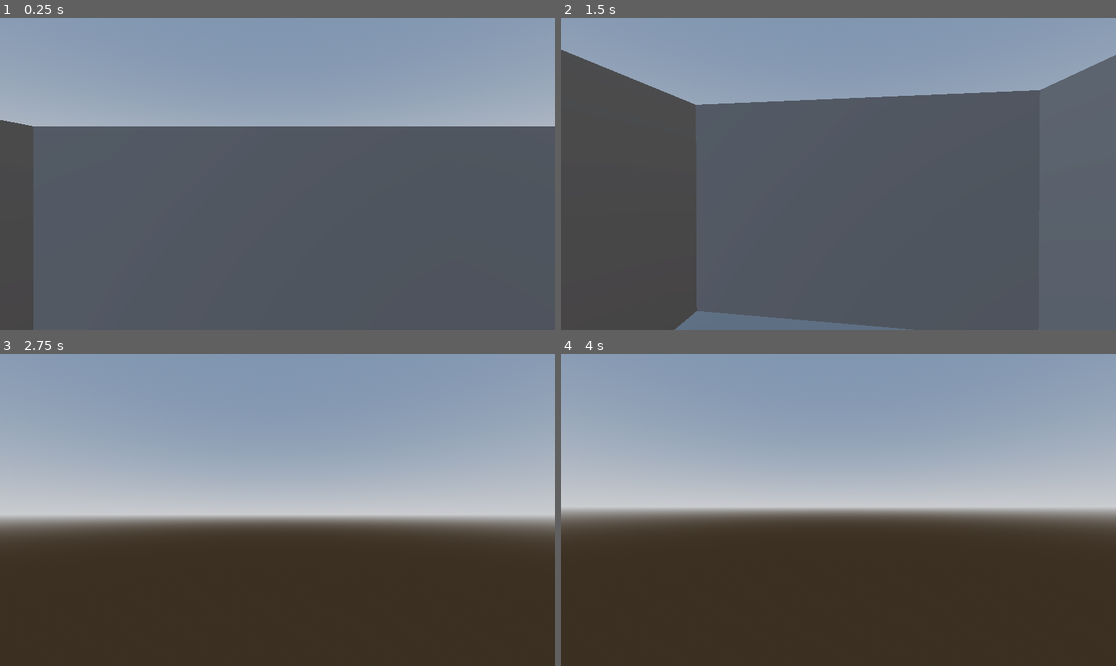
Above: before the commit, frames 1-4 (two rows, left to right).
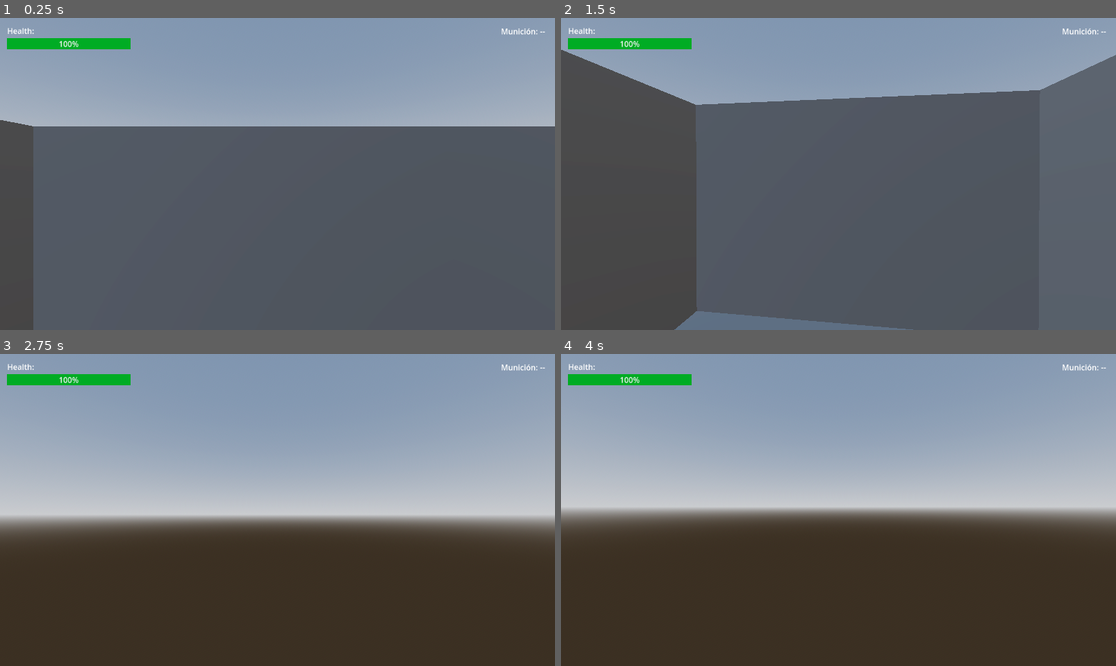
Above: after the commit, the same moments.

Repository: pparjona/Run-
Game: Godot game, scene res://Scenes/Game.tscn
The game is run twice, just before and just after one commit, with the same random seed, the same clock (stepped at 60 frames per second) and the same inputs.
Inputs (mouse positions are in pixels of both pictures, inside the frame that each line leads up to):
- Up to frame 1 (0.25 s): no input
- Up to frame 2 (1.5 s): tap Enter (ui_accept) at 0.5, 0.77, 1.25 s; move the mouse to (866, 174) at 0.52 s; hold Up (ui_up) from 0.53 s (still down); tap E (pickup) at 0.6 s; click (866, 174) at 0.67 s; move the mouse to (810, 174) at 1.27 s; tap F (freefly) at 1.35 s
- Up to frame 3 (2.75 s): keep holding Up (ui_up); tap Enter (ui_accept) at 1.52, 2 s; tap E (pickup) at 1.55, 2.1 s; move the mouse to (288, 503) at 2.02 s
- Up to frame 4 (4 s): keep holding Up (ui_up); tap Enter (ui_accept) at 2.75, 3.02, 3.5, 3.77 s; move the mouse to (832, 516) at 2.77 s; click (832, 516) at 2.85 s; tap E (pickup) at 3.05, 3.8 s; move the mouse to (877, 513) at 3.52 s; hold Q from 3.53 s (still down)

The runs differ from the first frame. In frame 1, 0.9% of the frame differs, in the area x 1-99%, y 3-11%; in frame 2, 0.9%; in frame 3, 0.9%; in frame 4, 0.9%.

Commit message:
Interfaz de vida y municion y GameManager global
Creada la interfaz de vida y munición para el game, la de munición es para mas adelante ya tenerla preparada.
Tambien creado script de Gamemanager para poder administrar las futuras escenas de menu, pausa, juego y fin

Diff:
--- a/Scenes/Game.tscn
+++ b/Scenes/Game.tscn
@@ -6,7 +6,9 @@
 [ext_resource type="PackedScene" uid="uid://br0k4crwiihc6" path="res://Scenes/Maze/Wall.tscn" id="3_fgofq"]
 [ext_resource type="PackedScene" uid="uid://ccgejc2y04bcy" path="res://Scenes/Maze/Floor.tscn" id="4_2irst"]
 [ext_resource type="PackedScene" uid="uid://bs2fue8r4bw2j" path="res://Scenes/Enemy.tscn" id="4_bf53h"]
+[ext_resource type="PackedScene" uid="uid://cu66yuh0yjyyb" path="res://Scenes/gun_pick_up.tscn" id="5_71axn"]
 [ext_resource type="PackedScene" uid="uid://bs72ogkvdd7d6" path="res://Scenes/Proto_controller.tscn" id="5_bf53h"]
+[ext_resource type="PackedScene" uid="uid://hpktclvvq00u" path="res://Scenes/HUD.tscn" id="6_71axn"]
 [ext_resource type="PackedScene" uid="uid://b05uie7f3wlf3" path="res://Scenes/Maze/ExitCorridor.tscn" id="7_fgofq"]
 
 [sub_resource type="ProceduralSkyMaterial" id="ProceduralSkyMaterial_xkndl"]
@@ -27,6 +29,9 @@
 altar_scene = ExtResource("2_fgofq")
 exit_corridor_scene = ExtResource("7_fgofq")
 enemy_scene = ExtResource("4_bf53h")
+gun_pickup_scene = ExtResource("5_71axn")
+
+[node name="Hud" parent="." instance=ExtResource("6_71axn")]
 
 [node name="WorldEnvironment" type="WorldEnvironment" parent="."]
 environment = SubResource("Environment_u44n3")
@@ -36,6 +41,6 @@
 wall_scene = ExtResource("3_fgofq")
 floor_scene = ExtResource("4_2irst")
 
-[node name="Player" parent="." groups=["player"] instance=ExtResource("5_bf53h")]
+[node name="Player" parent="." instance=ExtResource("5_bf53h")]
 
 [node name="ExitCorridor" parent="." instance=ExtResource("7_fgofq")]
--- /dev/null
+++ b/Scenes/HUD.tscn
@@ -0,0 +1,66 @@
+[gd_scene load_steps=4 format=3 uid="uid://hpktclvvq00u"]
+
+[ext_resource type="Script" uid="uid://dipeksogynn0r" path="res://Scripts/Hud.gd" id="1_sd512"]
+
+[sub_resource type="StyleBoxFlat" id="StyleBoxFlat_sd512"]
+bg_color = Color(0.4090936, 0.40909368, 0.40909347, 1)
+
+[sub_resource type="StyleBoxFlat" id="StyleBoxFlat_jo1ms"]
+bg_color = Color(1.0997876e-05, 0.67431587, 0.1400742, 1)
+
+[node name="Hud" type="CanvasLayer"]
+script = ExtResource("1_sd512")
+
+[node name="LeftContainer" type="MarginContainer" parent="."]
+anchors_preset = -1
+anchor_left = 0.014
+anchor_top = 0.025
+anchor_right = 0.23500001
+anchor_bottom = 0.09900001
+offset_left = -1.1280003
+offset_top = -1.2000008
+offset_right = 0.27996826
+offset_bottom = -0.15200806
+size_flags_horizontal = 3
+size_flags_vertical = 3
+
+[node name="VBoxContainer" type="VBoxContainer" parent="LeftContainer"]
+layout_mode = 2
+
+[node name="HealthText" type="Label" parent="LeftContainer/VBoxContainer"]
+layout_mode = 2
+size_flags_horizontal = 0
+text = "Health: "
+
+[node name="HealthBar" type="ProgressBar" parent="LeftContainer/VBoxContainer"]
+custom_minimum_size = Vector2(100, 5)
+layout_mode = 2
+theme_override_styles/background = SubResource("StyleBoxFlat_sd512")
+theme_override_styles/fill = SubResource("StyleBoxFlat_jo1ms")
+
+[node name="RightContainer" type="MarginContainer" parent="."]
+anchors_preset = -1
+anchor_left = 0.90300006
+anchor_top = 0.025
+anchor_right = 0.98600006
+anchor_bottom = 0.086
+offset_left = -0.25610352
+offset_top = -0.20000076
+offset_right = 0.12792969
+offset_bottom = 0.27199936
+grow_horizontal = 0
+
+[node name="AmmoRow" type="HBoxContainer" parent="RightContainer"]
+layout_mode = 2
+
+[node name="AmmoText" type="Label" parent="RightContainer/AmmoRow"]
+layout_mode = 2
+size_flags_horizontal = 0
+size_flags_vertical = 0
+text = "Ammo: "
+
+[node name="AmmoValue" type="Label" parent="RightContainer/AmmoRow"]
+layout_mode = 2
+size_flags_horizontal = 0
+size_flags_vertical = 0
+text = "--"
--- a/Scripts/Game.gd
+++ b/Scripts/Game.gd
@@ -3,6 +3,7 @@
 @export var altar_scene: PackedScene
 @export var exit_corridor_scene: PackedScene
 @export var enemy_scene: PackedScene
+@export var gun_pickup_scene: PackedScene
 
 @onready var maze: Maze = $Maze
 @onready var player: Node3D = $Player
@@ -19,6 +20,13 @@
 
 		var altar_pos: Vector3 = maze.get_center_altar_position(0.0)
 		altar.global_position = altar_pos
+
+		#Arma sobre el altar
+		if gun_pickup_scene:
+			var gun_pickup := gun_pickup_scene.instantiate()
+			altar.add_child(gun_pickup)
+			# Posición local encima del altar (ajusta la Y si hace falta)
+			gun_pickup.position = Vector3(0, 1.0, 0)
 
 	# 3) Instanciar el pasillo final con puerta
 	if exit_corridor_scene:
@@ -55,5 +63,5 @@
 
 
 func _on_player_escaped() -> void:
-	print("Game: el jugador ha escapado. Aquí cambiamos de escena o mostramos fin de partida.")
-	# Más adelante: cambiar de escena, mostrar UI de victoria, etc.
+	print("Game: el jugador ha escapado.")
+	GameManager.on_player_escaped()
--- /dev/null
+++ b/Scripts/GameManager.gd
@@ -0,0 +1,106 @@
+extends Node
+
+enum GameState { MENU, PLAYING, PAUSED, GAME_OVER, VICTORY }
+
+var state: GameState = GameState.MENU
+
+# Rutas de escenas principales (se usarán más adelante)
+const MAIN_MENU_SCENE := "res://Scenes/MainMenu.tscn"
+const GAME_SCENE      := "res://Scenes/Game.tscn"
+const END_SCENE       := "res://Scenes/EndScreen.tscn"
+
+# Ejemplo de datos globales que pueden interesar
+var difficulty: int = 1
+var master_volume: float = 1.0
+
+signal state_changed(old_state: GameState, new_state: GameState)
+
+# REFERENCIAS GLOBALES (NUEVO)
+var player: Node = null
+var hud: CanvasLayer = null
+
+
+# -------------------------
+# CAMBIO DE ESCENAS (para más adelante)
+# -------------------------
+func _change_scene(path: String, new_state: GameState) -> void:
+	var old := state
+	state = new_state
+	get_tree().change_scene_to_file(path)
+	state_changed.emit(old, new_state)
+
+
+func goto_menu() -> void:
+	_change_scene(MAIN_MENU_SCENE, GameState.MENU)
+
+
+func start_game() -> void:
+	_change_scene(GAME_SCENE, GameState.PLAYING)
+
+
+func game_over() -> void:
+	_change_scene(END_SCENE, GameState.GAME_OVER)
+
+
+func game_won() -> void:
+	_change_scene(END_SCENE, GameState.VICTORY)
+
+
+func pause_game() -> void:
+	if state == GameState.PLAYING:
+		get_tree().paused = true
+		var old := state
+		state = GameState.PAUSED
+		state_changed.emit(old, state)
+
+
+func resume_game() -> void:
+	if state == GameState.PAUSED:
+		get_tree().paused = false
+		var old := state
+		state = GameState.PLAYING
+		state_changed.emit(old, state)
+
+
+# -------------------------
+# REGISTRO DE PLAYER Y HUD  (NUEVO)
+# -------------------------
+func register_player(p: Node) -> void:
+	player = p
+	_connect_player_to_hud()
+
+
+func register_hud(h: CanvasLayer) -> void:
+	hud = h
+	_connect_player_to_hud()
+
+
+func _connect_player_to_hud() -> void:
+	if player == null or hud == null:
+		return
+
+	# Conexiones de señales Player -> HUD
+	# (suponiendo que el player tiene esas señales)
+	player.health_changed.connect(hud.update_health)
+	player.gun_equipped.connect(hud.set_has_gun)
+	player.ammo_changed.connect(hud.update_ammo)
+
+	# Forzamos estado inicial en el HUD
+	hud.update_health(player.health, player.max_health)
+	hud.set_has_gun(player.has_gun)
+	hud.update_ammo(player.current_ammo_in_clip, player.max_ammo_in_clip)
+
+
+# -------------------------
+# EVENTOS GLOBALES DEL JUEGO (NUEVO)
+# -------------------------
+func on_player_died() -> void:
+	print("GameManager: el jugador ha muerto")
+	# MÁS ADELANTE: aquí llamaremos a game_over() cuando exista la escena final
+	# game_over()
+
+
+func on_player_escaped() -> void:
+	print("GameManager: el jugador ha escapado")
+	# MÁS ADELANTE: aquí llamaremos a game_won() cuando exista la escena final
+	# game_won()
--- /dev/null
+++ b/Scripts/Hud.gd
@@ -0,0 +1,36 @@
+extends CanvasLayer
+
+@onready var health_text: Label = $LeftContainer/VBoxContainer/HealthText
+@onready var health_bar: ProgressBar = $LeftContainer/VBoxContainer/HealthBar
+@onready var ammo_text: Label = $RightContainer/AmmoRow/AmmoText
+@onready var ammo_value: Label = $RightContainer/AmmoRow/AmmoValue
+
+
+
+func _ready() -> void:
+	health_bar.min_value = 0
+	ammo_text.text = "Munición:"
+	ammo_value.text = "--"
+
+	# Registrarse en el GameManager
+	GameManager.register_hud(self)
+
+
+func update_health(current: int, max: int) -> void:
+	health_bar.max_value = max
+	health_bar.value = current
+	#health_text.text = "Health: %d / %d" % [current, max]
+
+
+func set_has_gun(has_gun: bool) -> void:
+	# De momento solo mostramos "--" siempre; más adelante
+	# aquí podrías cambiar el estilo cuando tengas arma.
+	if not has_gun:
+		ammo_value.text = "--"
+
+
+func update_ammo(current: int, max: int) -> void:
+	if max > 0:
+		ammo_value.text = "%d / %d" % [current, max]
+	else:
+		ammo_value.text = "--"
--- a/Scripts/Proto_controller.gd
+++ b/Scripts/Proto_controller.gd
@@ -54,6 +54,19 @@
 var move_speed : float = 0.0
 var freeflying : bool = false
 
+#VIDA Y FUTURA MUNICION EN PANTALLA
+@export var max_health: int = 100
+var health: int
+
+@export var max_ammo_in_clip: int = 0
+var current_ammo_in_clip: int = 0
+
+signal health_changed(current: int, max: int)
+signal player_died
+signal gun_equipped(has_gun: bool)
+signal ammo_changed(current: int, max: int) # preparado para el futuro
+
+
 # --- AÑADIDO ---
 # Carga las escenas. ¡¡ASEGÚRATE DE QUE ESTAS RUTAS SEAN CORRECTAS!!
 const BULLET_SCENE = preload("res://Scenes/bullet.tscn")
@@ -87,6 +100,15 @@
 	# pero no sea detectado por otros (monitorABLE)
 	pickup_detector.monitoring = true
 	pickup_detector.monitorable = false
+
+	#Iniciar vida y municion
+	health = max_health
+	health_changed.emit(health, max_health)
+
+	current_ammo_in_clip = max_ammo_in_clip
+	ammo_changed.emit(current_ammo_in_clip, max_ammo_in_clip)
+
+	GameManager.register_player(self)
 
 # ---------------------------------------
 # INPUT
@@ -277,6 +299,10 @@
 	# Añadirla al 'GunHolder'
 	gun_holder.add_child(equipped_gun)
 	print("¡Arma equipada!")
+	gun_equipped.emit(true)
+
+	# Cuando gestionéis munición real, aquí actualizaréis valores y emitiréis ammo_changed
+	ammo_changed.emit(current_ammo_in_clip, max_ammo_in_clip)
 
 
 func shoot():
@@ -315,8 +341,6 @@
 # ----------------------------------------------------
 #  SEÑALES DE RECOGIDA
 # ----------------------------------------------------
-
-
 func _on_pick_up_detector_area_entered(area: Area3D) -> void:
 	# Si el objeto que entró está en el grupo "GunPickup"...
 	if area.is_in_group("GunPickup"):
@@ -329,3 +353,20 @@
 	if area == gun_pickup_in_range:
 		gun_pickup_in_range = null
 		print("Arma fuera de rango")
+
+
+#Funcionalidad muerte y daño con Gamemanager
+func _on_player_died() -> void:
+	print("Jugador muerto")
+	GameManager.on_player_died()
+
+func take_damage(amount: int) -> void:
+	health -= amount
+	if health < 0:
+		health = 0
+
+	health_changed.emit(health, max_health)
+
+	if health == 0:
+		player_died.emit()
+		_on_player_died()
--- a/Scripts/exit_corridor.gd
+++ b/Scripts/exit_corridor.gd
@@ -8,6 +8,6 @@
 	exit_area.body_entered.connect(_on_exit_area_body_entered)
 
 func _on_exit_area_body_entered(body: Node) -> void:
-	if body.is_in_group("player"):
+	if body.is_in_group("Player"):
 		print("¡Has escapado del laberinto!")
 		player_escaped.emit()
--- a/project.godot
+++ b/project.godot
@@ -13,6 +13,10 @@
 config/name="Run!"
 run/main_scene="uid://ba4m0xgo5l8jw"
 config/features=PackedStringArray("4.5", "Forward Plus")
+
+[autoload]
+
+GameManager="*res://Scripts/GameManager.gd"
 
 [dotnet]
 
Not shown: 1 places in Scenes/Game.tscn that only renumber resources
Not shown, added: Scripts/GameManager.gd.uid
Not shown, added: Scripts/Hud.gd.uid
